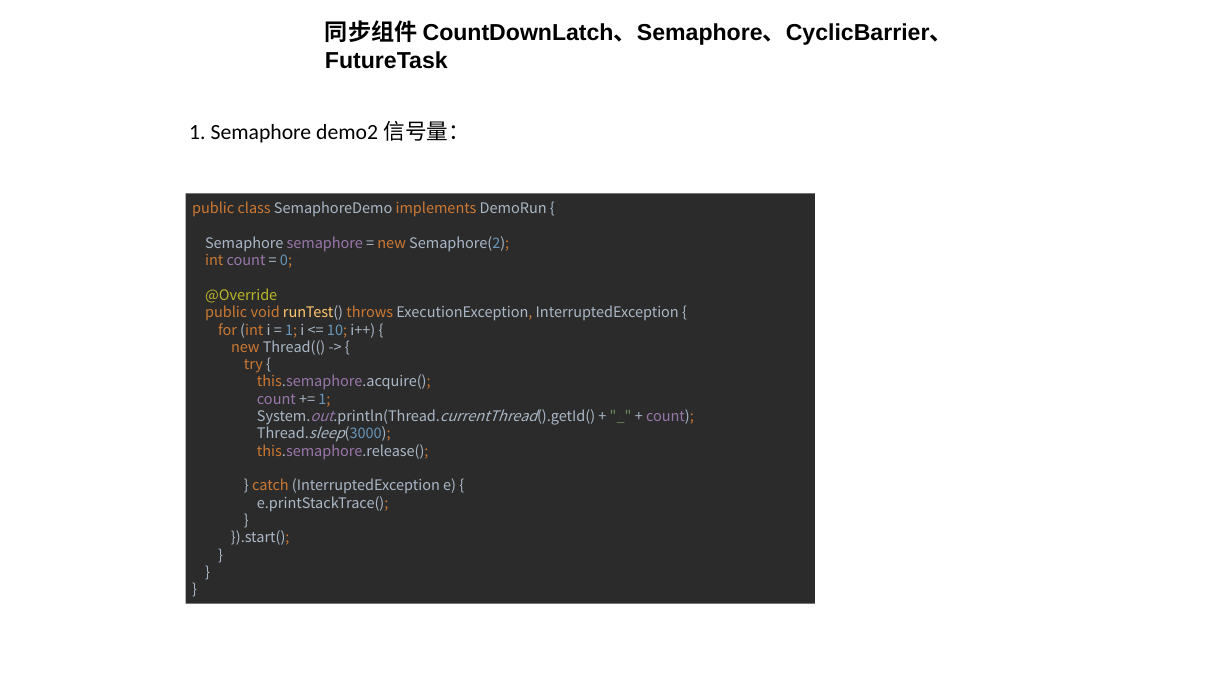
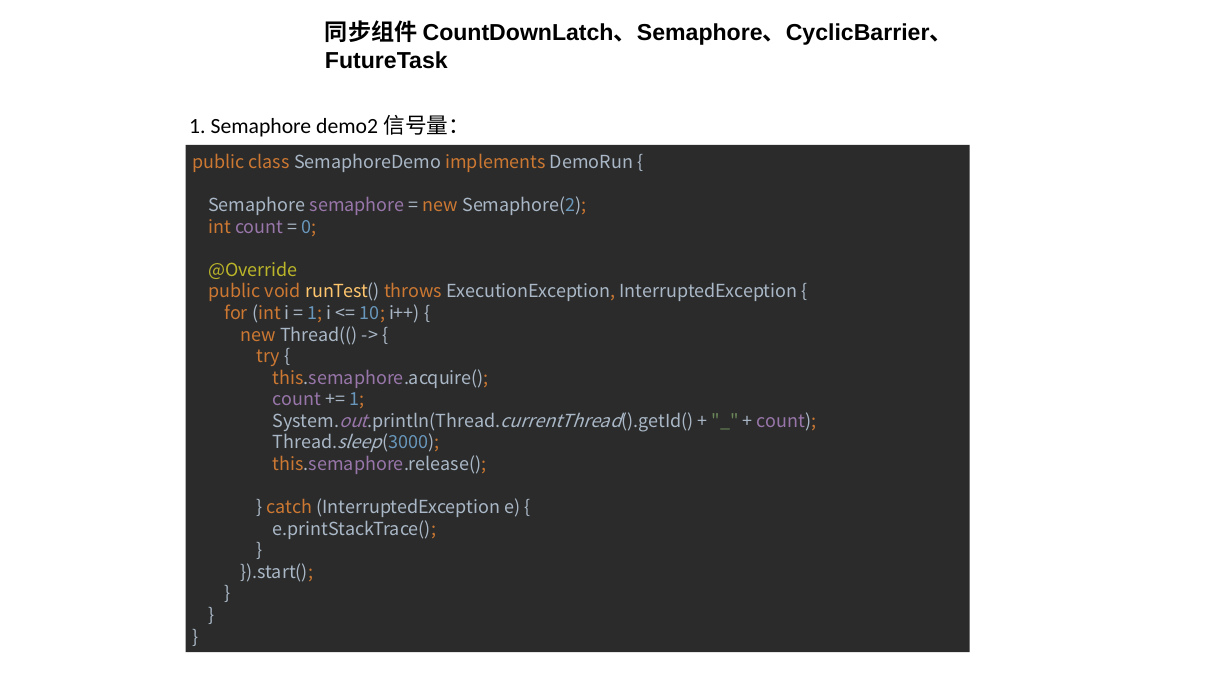
Before and after one commit to huangshumei/concurrentDemo, a slide deck: slide 16 of doc/concurrency-冯建.pptx (slide 17 before the commit). Drawn at 1232x693 pixels with LibreOffice and Linux fonts; fonts in the diff are those of the drawing. Boxes give left, top, right and bottom in pixels: in the first picture for what was removed or moved away, otherwise in the second. Text is boxed around its words. In the diff, an @@ line names an element or a change of style, - is before the commit and + after.

```diff
--- a/doc/concurrency-冯建.pptx
+++ b/doc/concurrency-冯建.pptx
@@ text "1. Semaphore demo2 信号量：": place and size @@
-text "1. Semaphore demo2 信号量：" at (189,121,470,143)
+text "1. Semaphore demo2 信号量：" at (189,115,470,137)
@@ rectangle "public class SemaphoreDemo implements DemoRun ...": place and size @@
-rectangle "public class SemaphoreDemo implements DemoRun ..." at (186,193,815,604)
+rectangle "public class SemaphoreDemo implements DemoRun ..." at (186,145,970,653)
@@ rectangle "public class SemaphoreDemo implements DemoRun ..." at (186,145,970,653): size 11.2 to 14 pt @@
```
Also in this commit, not shown: 9 other slides changed, 2 slides removed.
